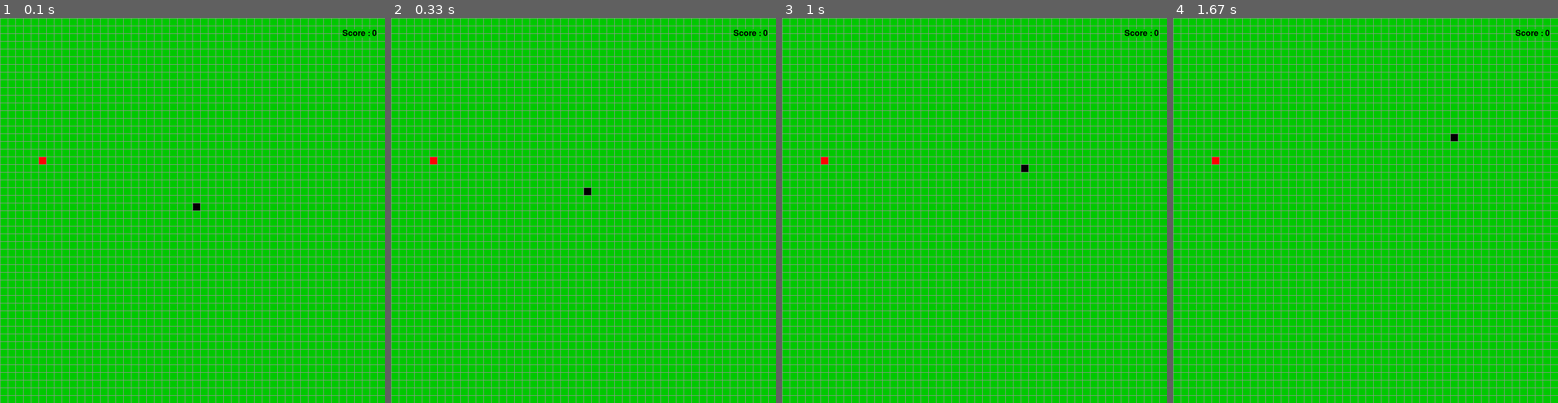
Above: before the commit, frames 1-4 (left to right).
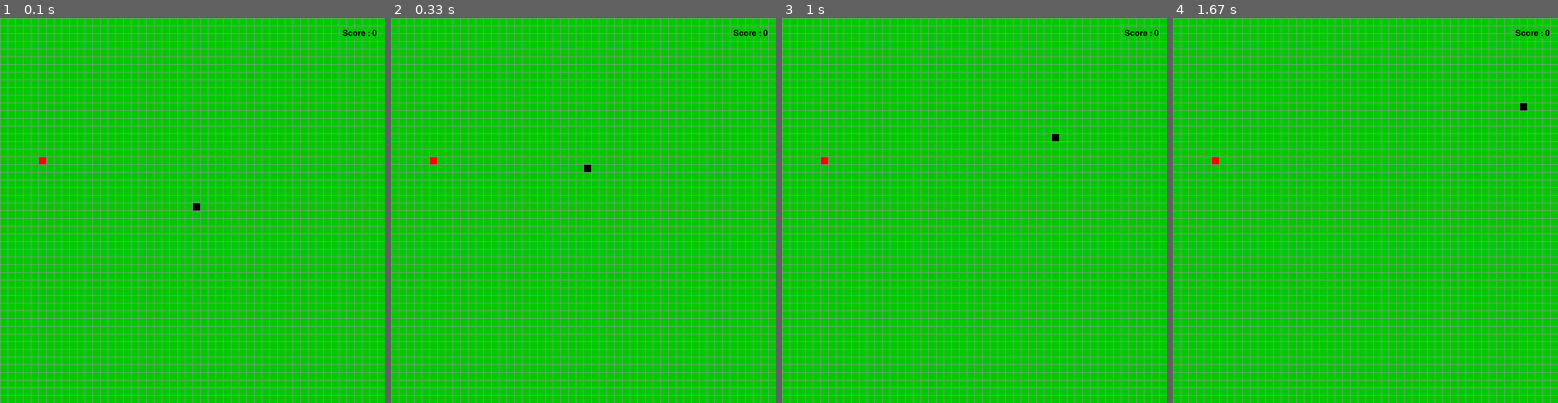
Above: after the commit, the same moments.

Repository: chenxk619/test
Game: pygame game, started from snake.py
Two runs of this game, one before a commit and one after it. Both use one fixed random seed, a clock stepped at 60 frames per second and the inputs below.
Inputs:
- Up to frame 1 (0.1 s): no input
- Up to frame 2 (0.33 s): no input
- Up to frame 3 (1 s): hold Right 0.33-0.8 s; hold Up from 0.83 s (still down)
- Up to frame 4 (1.67 s): release Up at 1.13 s; hold Right 1.17-1.63 s

Frame 1 is identical in both runs. In frame 2, less than 0.1% of the frame differs, in the area x 50-52%, y 38-46%; in frame 3, less than 0.1%; in frame 4, less than 0.1%.

Commit message:
Update snake.py

Diff:
--- a/snake.py
+++ b/snake.py
@@ -67,9 +67,11 @@
 def game(screen, multiplier, snake, grid, Clock):
 	#apple is a queue of nested lists that determines if a new apple should be made once one is eaten
 	apple = []
+	counter = 0
 
 	#Game will somehow restart once the snake dies
 	while snake.dead == False:
+		counter += 1
 		key_pressed = False
 
 		for event in pygame.event.get():
@@ -83,25 +85,29 @@
 			if pygame.key.get_pressed()[pygame.K_UP]:
 				key_pressed = True
 			snake.direction = 'up'
-			apple = snake.movement(apple, grid)
+			if counter % 3 == 0:
+				apple = snake.movement(apple, grid)
 
 		if (pygame.key.get_pressed()[pygame.K_DOWN] or snake.direction == 'down') and snake.direction != 'up' and key_pressed == False:
 			if pygame.key.get_pressed()[pygame.K_DOWN]:
 				key_pressed = True
 			snake.direction = 'down'
-			apple = snake.movement(apple, grid)
+			if counter % 3 == 0:
+				apple = snake.movement(apple, grid)
 
 		if (pygame.key.get_pressed()[pygame.K_LEFT] or snake.direction == 'left') and snake.direction != 'right' and key_pressed == False:
 			if pygame.key.get_pressed()[pygame.K_LEFT]:
 				key_pressed = True
 			snake.direction = 'left'
-			apple = snake.movement(apple, grid)
+			if counter % 3 == 0:
+				apple = snake.movement(apple, grid)
 
 		if (pygame.key.get_pressed()[pygame.K_RIGHT] or snake.direction == 'right') and snake.direction != 'left' and key_pressed == False:
 			if pygame.key.get_pressed()[pygame.K_RIGHT]:
 				key_pressed = True
 			snake.direction = 'right'
-			apple = snake.movement(apple, grid)
+			if counter % 3 == 0:
+				apple = snake.movement(apple, grid)
 
 		#To check if a new apple should be added, and that condition is met if an apple is in the snake's body
 		#and if the apple list is of 1 length. Otherwise, it will keep adding more apples non-stop.
@@ -119,7 +125,7 @@
 
 			leave = True
 		text, textRect = score(snake)
-		Clock.tick(12)
+		Clock.tick(60)
 		board_update(screen, grid, multiplier, snake, apple, text, textRect)
 
 def score(snake):
